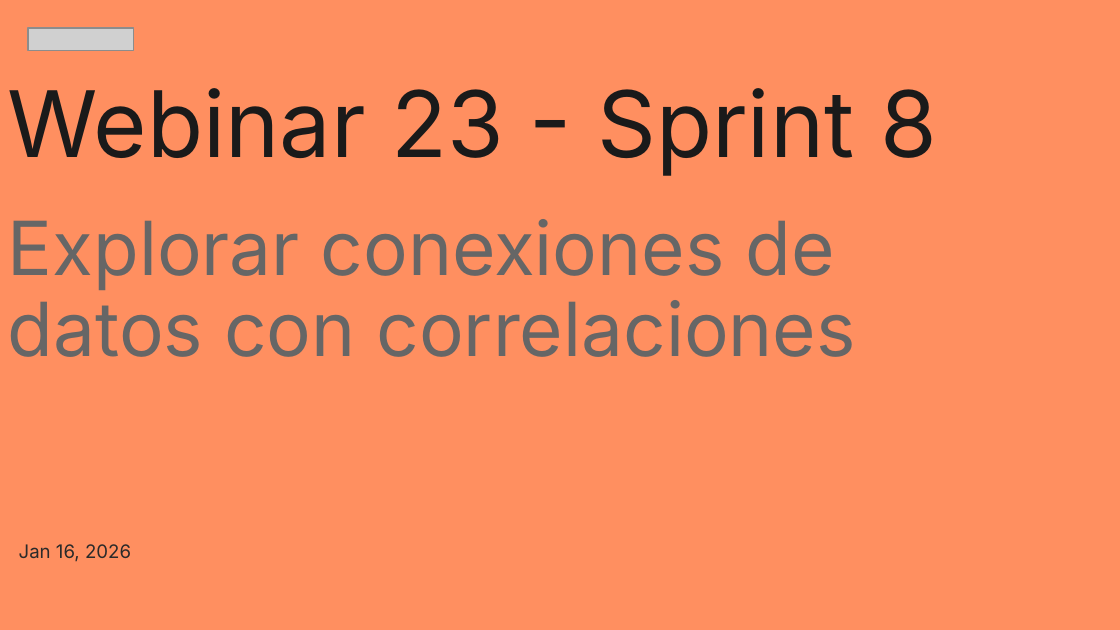
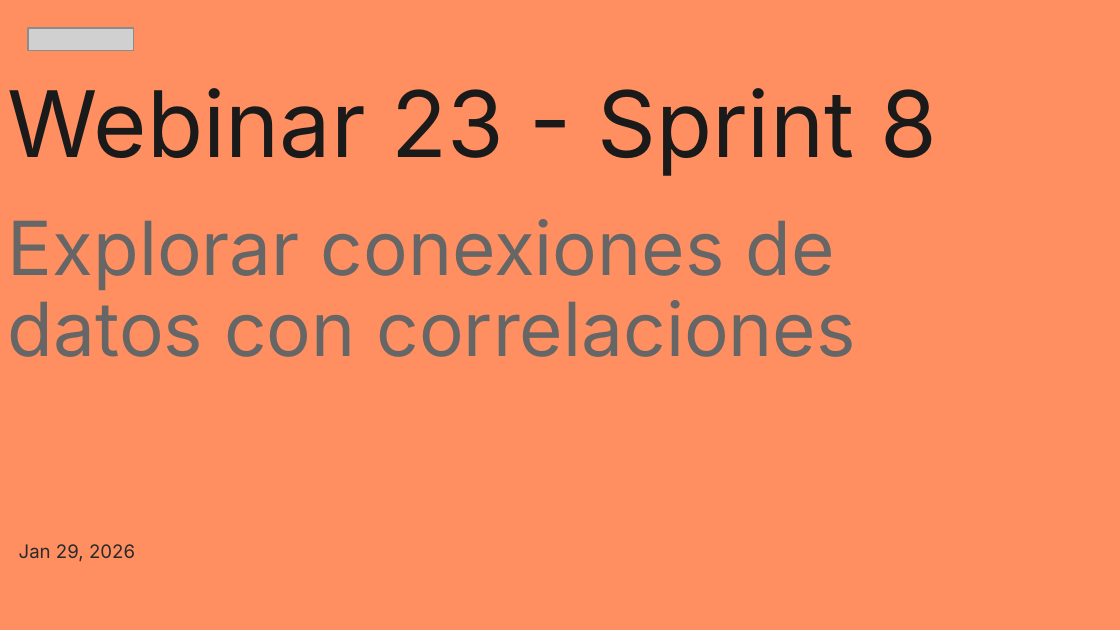
Before and after one commit to zyntonyson/bootcamp_ds_da, a slide deck: slide 1 of 08-da-v8-analizar-correlaciones/24-analisis-correlaciones.pptx. Drawn at 1120x630 pixels with LibreOffice and Linux fonts; fonts in the diff are those of the drawing; grey boxes stand for pictures. Boxes give left, top, right and bottom in pixels: in the first picture for what was removed or moved away, otherwise in the second. Text is boxed around its words. In the diff, an @@ line names an element or a change of style, - is before the commit and + after.

```diff
--- a/08-da-v8-analizar-correlaciones/24-analisis-correlaciones.pptx
+++ b/08-da-v8-analizar-correlaciones/24-analisis-correlaciones.pptx
@@ subtitle at (19,544,135,562): text changed @@
-Jan 16, 2026
+Jan 29, 2026
```
Also in this commit, not shown: 2 other slides changed, 1 slide added, 10 other files.
